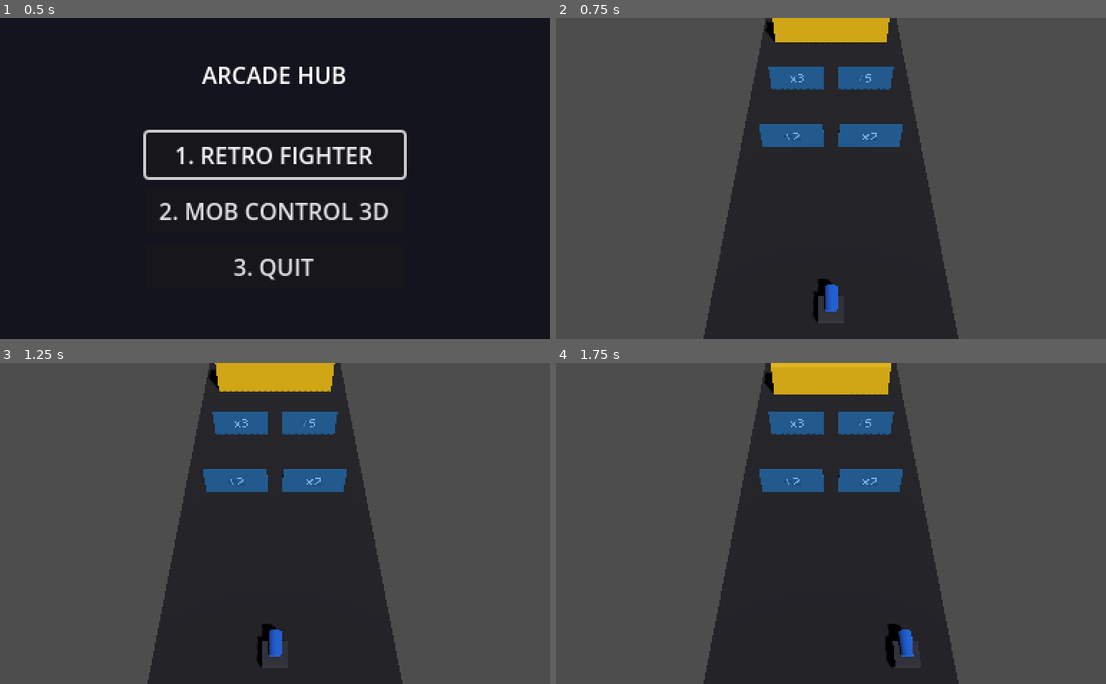
Above: before the commit, frames 1-4 (two rows, left to right).
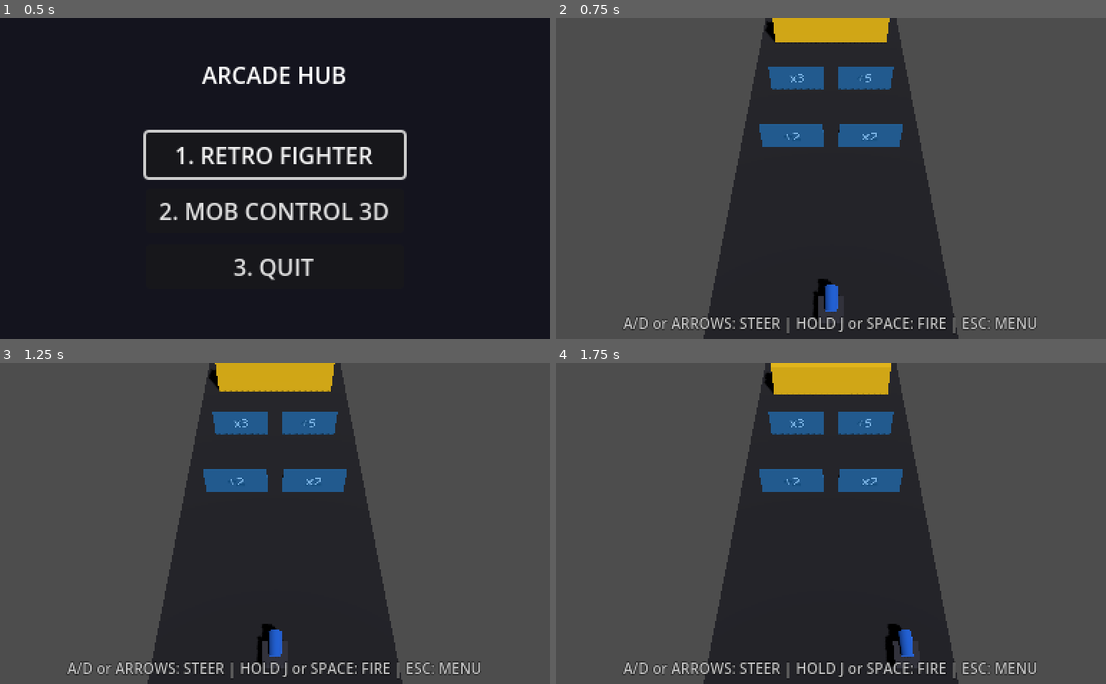
Above: after the commit, the same moments.

Repository: Antares1980/retro-fighter
Game: Godot game, scene res://scenes/Menu.tscn
Two runs of this game, one before a commit and one after it. Both use one fixed random seed, a clock stepped at 60 frames per second and the inputs below. Sound files missing from this copy of the repository are replaced by a short silence.
Inputs (mouse positions are in pixels of both pictures, inside the frame that each line leads up to):
- Up to frame 1 (0.5 s): no input
- Up to frame 2 (0.75 s): click "2. MOB CONTROL 3D" at 0.5 s
- Up to frame 3 (1.25 s): no input
- Up to frame 4 (1.75 s): tap Enter (ui_accept) at 1.25, 1.52 s; move the mouse to (952, 507) at 1.27 s; hold D (p1_right) from 1.28 s (still down); tap L (p1_block) at 1.35 s; click (952, 507) at 1.42 s; tap K (p1_kick) at 1.55 s

Frame 1 is identical in both runs. In frame 2, 1.3% of the frame differs, in the area x 12-88%, y 92-99%; in frame 3, 1.3%; in frame 4, 1.3%.

Commit message:
fix(mob_control): restore cannon controls discoverability, steering, and continuous firing (#37)

Diff:
--- a/project.godot
+++ b/project.godot
@@ -108,6 +108,12 @@
 "events": [Object(InputEventKey,"resource_local_to_scene":false,"resource_name":"","device":-1,"window_id":0,"alt_press …(195 unchanged characters)…
 ]
 }
+mc_fire={
+"deadzone": 0.5,
+"events": [Object(InputEventKey,"resource_local_to_scene":false,"resource_name":"","device":-1,"window_id":0,"alt_pressed":false,"shift_pressed":false,"ctrl_pressed":false,"meta_pressed":false,"pressed":false,"keycode":0,"physical_keycode":32,"key_label":0,"unicode":32,"location":0,"echo":false,"script":null)
+]
+}
+
 
 [layer_names]
 
--- a/scenes/mob_control/MobControlMain.tscn
+++ b/scenes/mob_control/MobControlMain.tscn
@@ -97,3 +97,23 @@
 PRESS R TO RESTART OR ESC FOR MENU"
 horizontal_alignment = 1
 vertical_alignment = 1
+
+[node name="ControlsHint" type="Label" parent="UI"]
+anchors_preset = 7
+anchor_left = 0.5
+anchor_top = 1.0
+anchor_right = 0.5
+anchor_bottom = 1.0
+offset_left = -180.0
+offset_top = -18.0
+offset_right = 180.0
+offset_bottom = -4.0
+grow_horizontal = 2
+grow_vertical = 0
+theme_override_colors/font_color = Color(1, 1, 1, 0.75)
+theme_override_colors/font_outline_color = Color(0, 0, 0, 0.8)
+theme_override_constants/outline_size = 2
+theme_override_font_sizes/font_size = 10
+text = "A/D or ARROWS: STEER | HOLD J or SPACE: FIRE | ESC: MENU"
+horizontal_alignment = 1
+vertical_alignment = 1
--- a/scripts/mob_control/Cannon3D.gd
+++ b/scripts/mob_control/Cannon3D.gd
@@ -21,7 +21,8 @@
 func step(delta: float) -> void:
 	var left_active: bool = move_input < -0.1 or Input.is_action_pressed("p1_left") or Input.is_action_pressed("p2_left")
 	var right_active: bool = move_input > 0.1 or Input.is_action_pressed("p1_right") or Input.is_action_pressed("p2_right")
-	var effective_fire: bool = fire_held or Input.is_action_pressed("p1_punch")
+	var mc_fire_active: bool = Input.is_action_pressed("mc_fire") if InputMap.has_action("mc_fire") else false
+	var effective_fire: bool = fire_held or Input.is_action_pressed("p1_punch") or mc_fire_active or Input.is_key_pressed(KEY_SPACE)
 
 	var dir: float = 0.0
 	if left_active:
--- a/scripts/mob_control/MobControlMain.gd
+++ b/scripts/mob_control/MobControlMain.gd
@@ -34,6 +34,7 @@
 @onready var gates_container: Node3D = $Gates if has_node("Gates") else null
 @onready var victory_banner: Control = $UI/VictoryBanner if has_node("UI/VictoryBanner") else null
 @onready var defeat_banner: Control = $UI/DefeatBanner if has_node("UI/DefeatBanner") else null
+@onready var controls_hint: Label = $UI/ControlsHint if has_node("UI/ControlsHint") else null
 
 func _ready() -> void:
 	_resolve_nodes()
@@ -55,6 +56,8 @@
 		victory_banner = get_node_or_null("UI/VictoryBanner")
 	if defeat_banner == null:
 		defeat_banner = get_node_or_null("UI/DefeatBanner")
+	if controls_hint == null:
+		controls_hint = get_node_or_null("UI/ControlsHint")
 
 func _physics_process(delta: float) -> void:
 	step(delta)
--- a/tests/test_mob_control.gd
+++ b/tests/test_mob_control.gd
@@ -76,6 +76,7 @@
 	test_scenario_5_giant_boss_assault_and_victory()
 	test_scenario_5b_end_to_end_winnability()
 	test_scenario_6_enemy_breach_defeat_priority_and_reset()
+	test_scenario_7_controls_discoverability_steering_and_space_fire()
 
 	print("\n=== Mob Control Test Results: %d passed, %d failed ===" % [passed, failed])
 	return failed == 0
@@ -448,3 +449,160 @@
 	if active_tree != null:
 		active_tree.root.remove_child(main)
 	main.free()
+
+func test_scenario_7_controls_discoverability_steering_and_space_fire() -> void:
+	print("\nScenario 7: Controls Discoverability, Steering (A/D/Arrows), Space Firing & Regression Safety")
+	var main = MobControlMainScene.instantiate()
+	var active_tree = _get_tree()
+	if active_tree != null:
+		active_tree.root.add_child(main)
+
+	# 1. Discoverability Contract: Controls hint label presence & visibility
+	assert_true(main.controls_hint != null, "ControlsHint label exists in MobControlMain")
+	if main.controls_hint != null:
+		assert_true(main.controls_hint.visible, "ControlsHint is visible on screen")
+		assert_true(main.controls_hint.text.contains("A/D or ARROWS: STEER"), "ControlsHint explains steering")
+		assert_true(main.controls_hint.text.contains("HOLD J or SPACE: FIRE"), "ControlsHint explains firing")
+		assert_true(main.controls_hint.text.contains("ESC: MENU"), "ControlsHint explains returning to menu")
+
+	var cannon = main.cannon
+	assert_true(cannon != null, "Cannon exists for controls testing")
+
+	# 2. AC1: Left steering via p1_left (A) and p2_left (Left Arrow)
+	cannon.reset()
+	Input.action_press("p1_left")
+	cannon.step(1.0 / 60.0)
+	Input.action_release("p1_left")
+	assert_true(cannon.position.x < 0.0, "p1_left steers cannon horizontally left")
+
+	cannon.reset()
+	Input.action_press("p1_left")
+	for i in range(60):
+		cannon.step(1.0 / 60.0)
+	Input.action_release("p1_left")
+	assert_true(cannon.position.x <= -4.99 and cannon.position.x >= -5.0, "p1_left clamped firmly at min_x = -5.0")
+
+	cannon.reset()
+	Input.action_press("p2_left")
+	cannon.step(1.0 / 60.0)
+	Input.action_release("p2_left")
+	assert_true(cannon.position.x < 0.0, "p2_left steers cannon horizontally left")
+
+	cannon.reset()
+	Input.action_press("p2_left")
+	for i in range(60):
+		cannon.step(1.0 / 60.0)
+	Input.action_release("p2_left")
+	assert_true(cannon.position.x <= -4.99 and cannon.position.x >= -5.0, "p2_left clamped firmly at min_x = -5.0")
+
+	# 3. AC2: Right steering via p1_right (D) and p2_right (Right Arrow)
+	cannon.reset()
+	Input.action_press("p1_right")
+	cannon.step(1.0 / 60.0)
+	Input.action_release("p1_right")
+	assert_true(cannon.position.x > 0.0, "p1_right steers cannon horizontally right")
+
+	cannon.reset()
+	Input.action_press("p1_right")
+	for i in range(60):
+		cannon.step(1.0 / 60.0)
+	Input.action_release("p1_right")
+	assert_true(cannon.position.x >= 4.99 and cannon.position.x <= 5.0, "p1_right clamped firmly at max_x = +5.0")
+
+	cannon.reset()
+	Input.action_press("p2_right")
+	cannon.step(1.0 / 60.0)
+	Input.action_release("p2_right")
+	assert_true(cannon.position.x > 0.0, "p2_right steers cannon horizontally right")
+
+	cannon.reset()
+	Input.action_press("p2_right")
+	for i in range(60):
+		cannon.step(1.0 / 60.0)
+	Input.action_release("p2_right")
+	assert_true(cannon.position.x >= 4.99 and cannon.position.x <= 5.0, "p2_right clamped firmly at max_x = +5.0")
+
+	# 4. AC3: Continuous firing via J (p1_punch) and Space (mc_fire)
+	main.cleanup_all_mobs()
+	cannon.reset()
+
+	# Test J key (p1_punch)
+	Input.action_press("p1_punch")
+	for i in range(8):
+		main.step(1.0 / 60.0)
+	assert_equal(main.get_live_blue_mobs_count(), 0, "No shot before 0.14s with p1_punch")
+	main.step(1.0 / 60.0)
+	assert_equal(main.get_live_blue_mobs_count(), 1, "First shot fires at 0.15s with p1_punch")
+	Input.action_release("p1_punch")
+	main.step(1.0 / 60.0)
+	assert_equal(cannon.fire_accumulator, 0.0, "Accumulator resets to 0.0 when p1_punch released")
+
+	# Test Space key (mc_fire)
+	main.cleanup_all_mobs()
+	cannon.reset()
+	Input.action_press("mc_fire")
+	for i in range(8):
+		main.step(1.0 / 60.0)
+	assert_equal(main.get_live_blue_mobs_count(), 0, "No shot before 0.14s with mc_fire")
+	main.step(1.0 / 60.0)
+	assert_equal(main.get_live_blue_mobs_count(), 1, "First shot fires at 0.15s with mc_fire")
+	# Step through remaining frames for 1 full second (total 60 frames)
+	for i in range(51):
+		main.step(1.0 / 60.0)
+	assert_equal(main.get_live_blue_mobs_count(), 7, "Exactly 7 mobs spawned after 1.0s of mc_fire")
+	Input.action_release("mc_fire")
+	main.step(1.0 / 60.0)
+	assert_equal(cannon.fire_accumulator, 0.0, "Accumulator resets to 0.0 when mc_fire released")
+
+	# Test P1-only fire constraint: p2_punch must NOT fire cannon
+	main.cleanup_all_mobs()
+	cannon.reset()
+	Input.action_press("p2_punch")
+	for i in range(30):
+		main.step(1.0 / 60.0)
+	Input.action_release("p2_punch")
+	assert_equal(main.get_live_blue_mobs_count(), 0, "p2_punch does not fire cannon (P1-only firing contract)")
+
+	# 5. AC4: Game State Transition & Restart Stability
+	main.state = MobControlMainScript.GameState.DEFEAT
+	var ev_r = InputEventKey.new()
+	ev_r.pressed = true
+	ev_r.keycode = KEY_R
+	main._unhandled_input(ev_r)
+	assert_equal(main.state, MobControlMainScript.GameState.PLAYING, "Pressing R during DEFEAT resets state to PLAYING")
+	assert_equal(cannon.position, Vector3(0.0, 0.5, 9.0), "Cannon position restored to (0.0, 0.5, 9.0)")
+
+	# Verify steering responsive after reset
+	Input.action_press("p1_left")
+	cannon.step(1.0 / 60.0)
+	Input.action_release("p1_left")
+	assert_true(cannon.position.x < 0.0, "Cannon steering responsive after DEFEAT restart")
+
+	main.state = MobControlMainScript.GameState.VICTORY
+	main._unhandled_input(ev_r)
+	assert_equal(main.state, MobControlMainScript.GameState.PLAYING, "Pressing R during VICTORY resets state to PLAYING")
+	assert_equal(cannon.position, Vector3(0.0, 0.5, 9.0), "Cannon position restored to (0.0, 0.5, 9.0)")
+
+	# 6. AC5: Return to Arcade Hub Menu
+	var return_called: Array = []
+	main.return_to_menu_requested.connect(func(): return_called.append(true))
+	var ev_esc = InputEventAction.new()
+	ev_esc.action = "ui_cancel"
+	ev_esc.pressed = true
+	main._unhandled_input(ev_esc)
+	assert_equal(return_called.size(), 1, "ESC key emits return_to_menu_requested")
+	assert_true(main._returning_to_menu, "_returning_to_menu set to true")
+
+	# 7. AC6: Zero regression on Retro Fighter 2D Input Contracts
+	var core_actions = [
+		"p1_left", "p1_right", "p1_up", "p1_down", "p1_punch", "p1_kick", "p1_block",
+		"p2_left", "p2_right", "p2_up", "p2_down", "p2_punch", "p2_kick", "p2_block",
+		"toggle_p2_dummy", "mc_fire"
+	]
+	for act in core_actions:
+		assert_true(InputMap.has_action(act), "Input action '%s' exists in InputMap" % act)
+
+	main.cleanup_all_mobs()
+	if active_tree != null:
+		active_tree.root.remove_child(main)
+	main.free()
Not shown, changed: CHANGELOG.md
Not shown, changed: tests/test_mob_control.py
